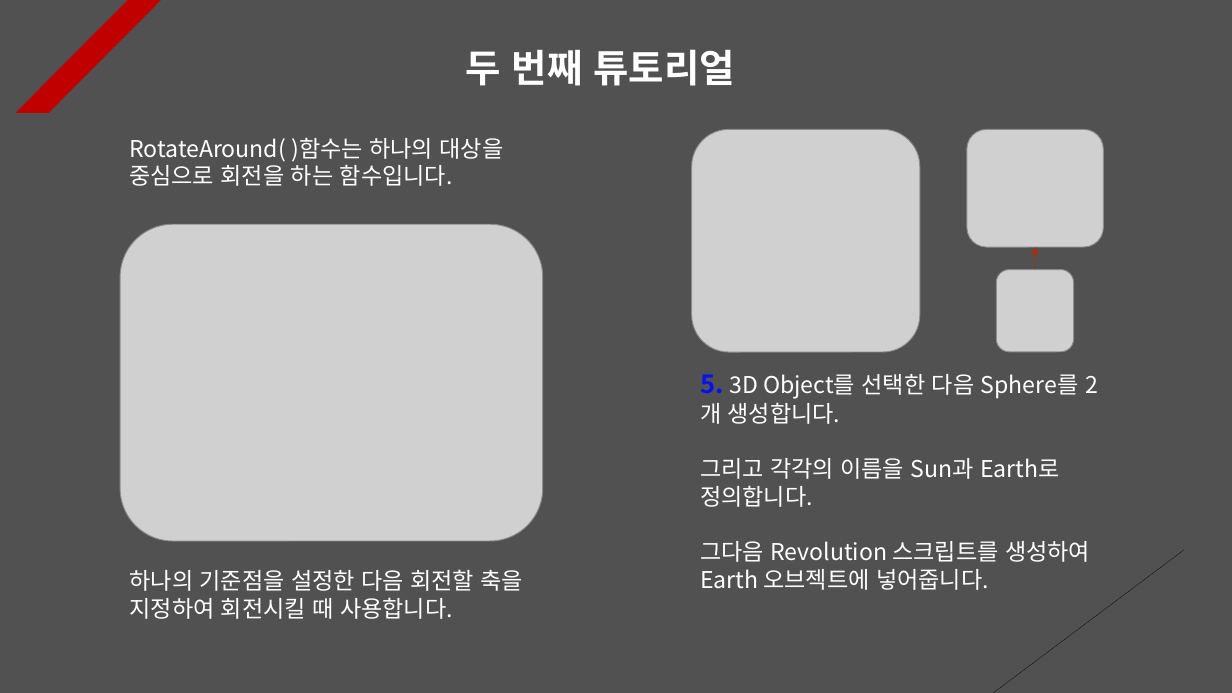
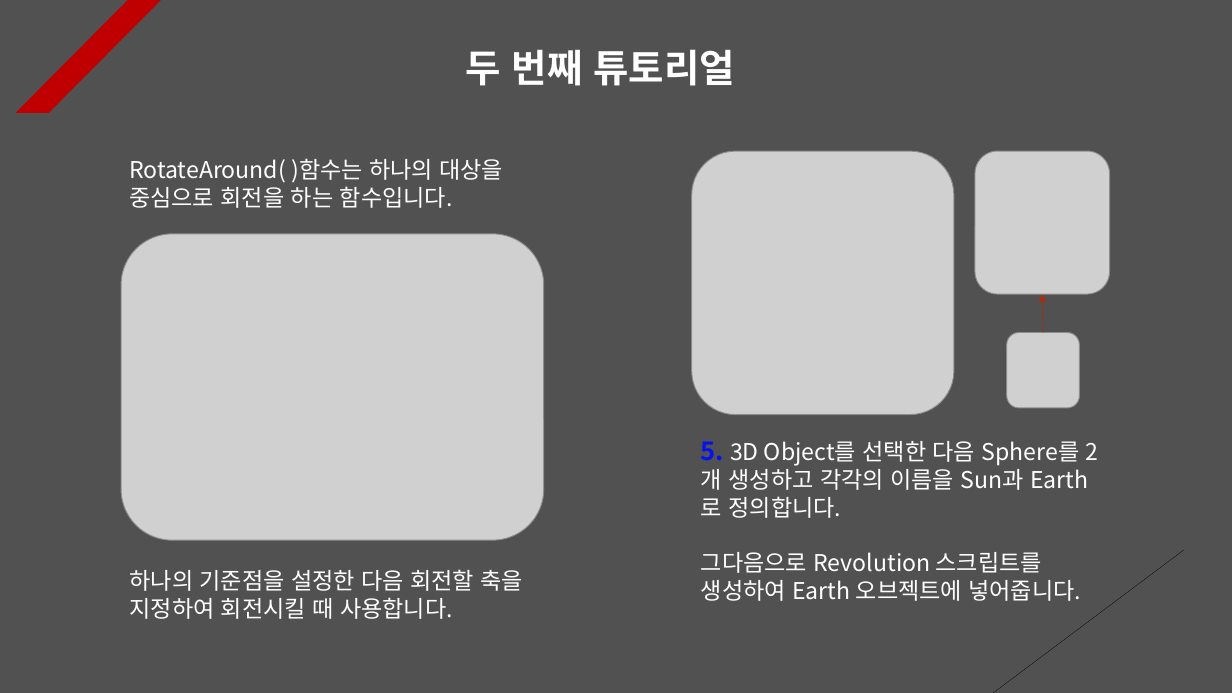
Before and after one commit to Unity2033/3D-UnityEngine, a slide deck: slide 3 of Assets/Class/Rotation/PPT Data/Rotation Example.pptx. Drawn at 1232x693 pixels with LibreOffice and Linux fonts; fonts in the diff are those of the drawing; grey boxes stand for pictures. Boxes give left, top, right and bottom in pixels: in the first picture for what was removed or moved away, otherwise in the second. Text is boxed around its words. In the diff, an @@ line names an element or a change of style, - is before the commit and + after.

```diff
--- a/Assets/Class/Rotation/PPT Data/Rotation Example.pptx
+++ b/Assets/Class/Rotation/PPT Data/Rotation Example.pptx
@@ text "RotateAround( )함수는 하나의 대상을 중심으로 ..." moved from (x1=129, y1=137, x2=504, y2=186) to (x1=129, y1=158, x2=503, y2=208) @@
@@ picture resized from (x1=692, y1=129, x2=921, y2=352) to (x1=692, y1=152, x2=955, y2=415) @@
@@ picture resized from (x1=967, y1=129, x2=1104, y2=247) to (x1=975, y1=152, x2=1110, y2=295) @@
@@ picture resized from (x1=120, y1=225, x2=543, y2=542) to (x1=121, y1=234, x2=543, y2=540) @@
@@ arrow moved from (1035, 270) - (1035, 247) to (1043, 333) - (1043, 294) @@
@@ picture resized from (x1=996, y1=270, x2=1074, y2=352) to (x1=1007, y1=333, x2=1080, y2=409) @@
@@ text at (x1=701, y1=441, x2=1081, y2=601): text changed @@
-5. 3D Object를 선택한 다음 Sphere를 2개 생성합니다.
-그리고 각각의 이름을 Sun과 Earth로 정의합니다.
-그다음 Revolution 스크립트를 생성하여 Earth 오브젝트에 넣어줍니다.
+5. 3D Object를 선택한 다음 Sphere를 2개 생성하고 각각의 이름을 Sun과 Earth로 정의합니다.
+그다음으로 Revolution 스크립트를 생성하여 Earth 오브젝트에 넣어줍니다.
```
Also in this commit, not shown: 5 other slides changed, 40 other files.
